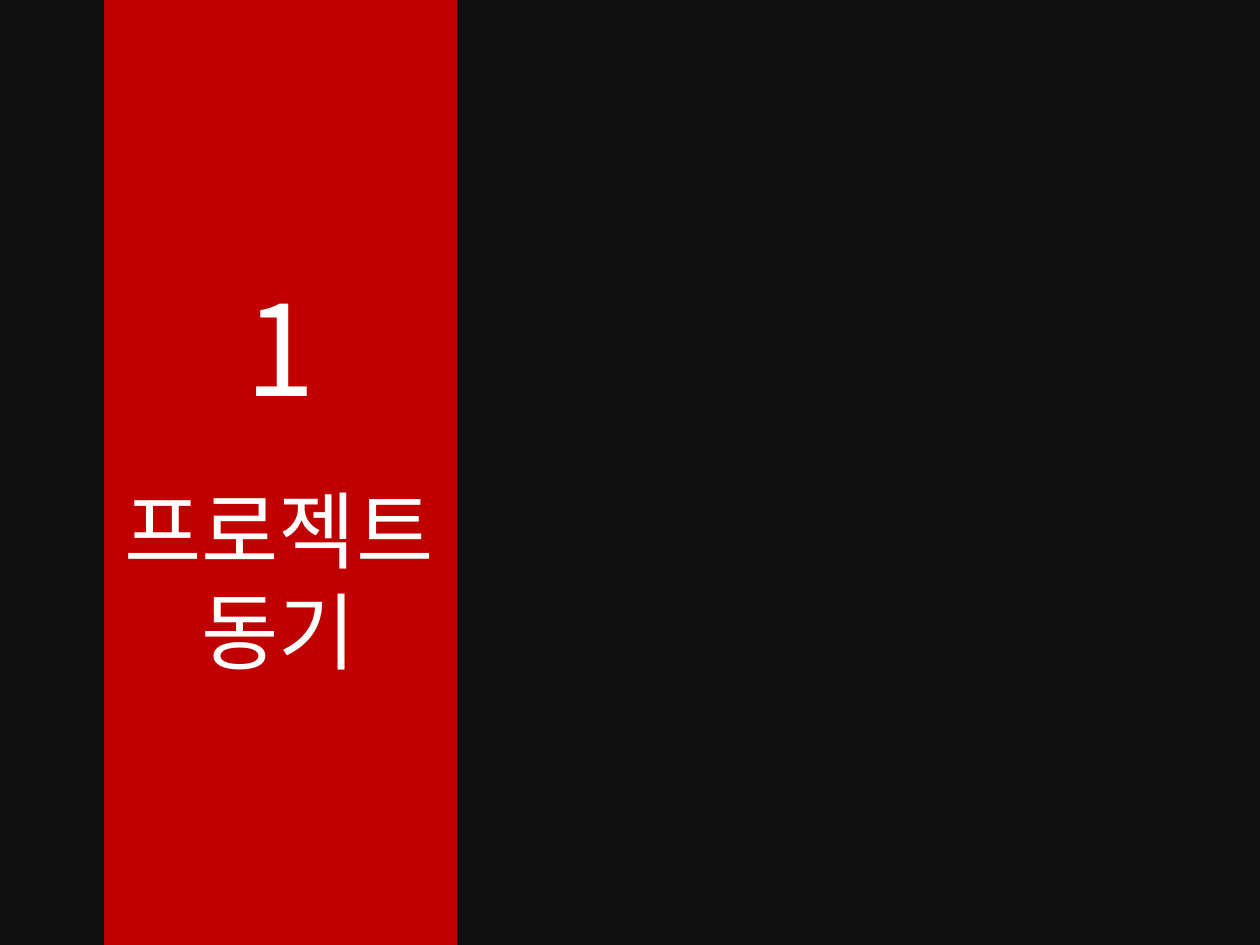
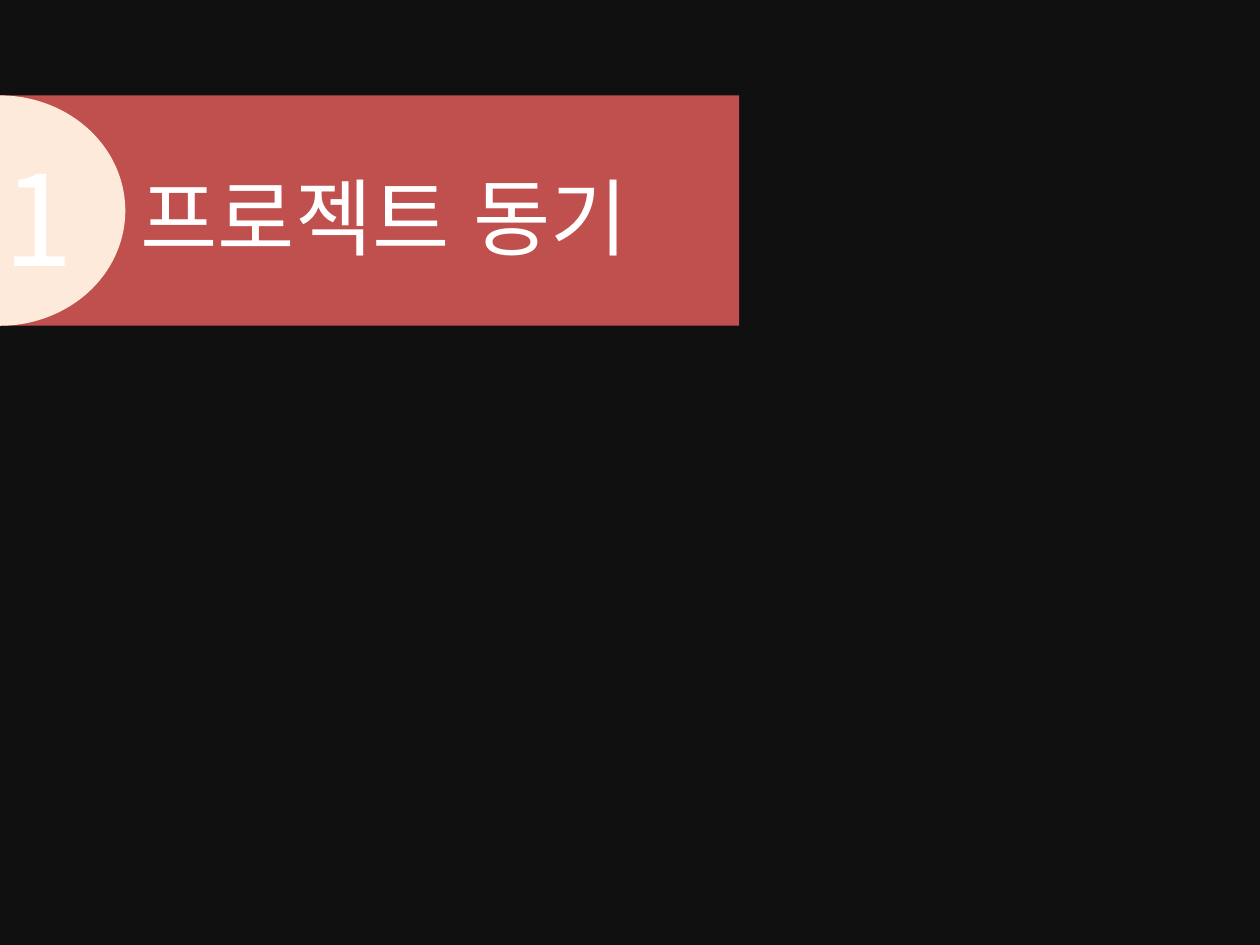
Before and after one commit to dongjooyun/Fall-2019-OSS_Term_project, a slide deck: slide 3 of group6presentation.pptx. Drawn at 1260x945 pixels with LibreOffice and Linux fonts; fonts in the diff are those of the drawing; background and template pictures are left out; a plain dark background stands for a picture behind light text. Boxes give left, top, right and bottom in pixels: in the first picture for what was removed or moved away, otherwise in the second. Text is boxed around its words. In the diff, an @@ line names an element or a change of style, - is before the commit and + after.

```diff
--- a/group6presentation.pptx
+++ b/group6presentation.pptx
@@ rectangle resized from (x1=105, y1=0, x2=457, y2=945) to (x1=0, y1=96, x2=740, y2=326) @@
@@ rectangle at (x1=0, y1=96, x2=740, y2=326): fill #C00000 to #C0504D @@
@@ ellipse added at (x1=0, y1=96, x2=126, y2=326), fill #FDEADA @@
@@ text "1" rewrapped from (x1=245, y1=303, x2=315, y2=396) to (x1=0, y1=135, x2=173, y2=300) @@
@@ text at (x1=141, y1=179, x2=628, y2=256): text changed @@
-프로젝트
-동기
+프로젝트 동기
```
Also in this commit, not shown: 7 other slides changed.
